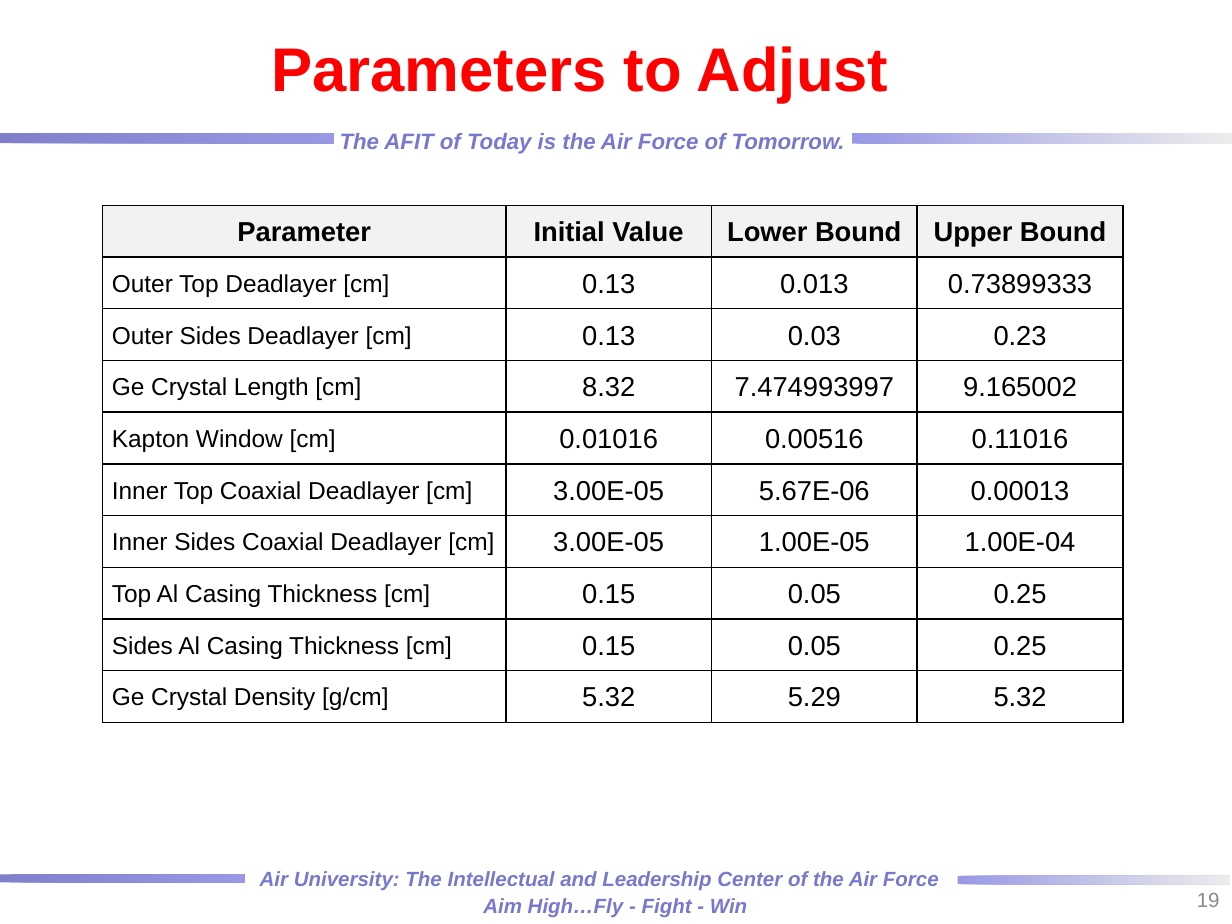
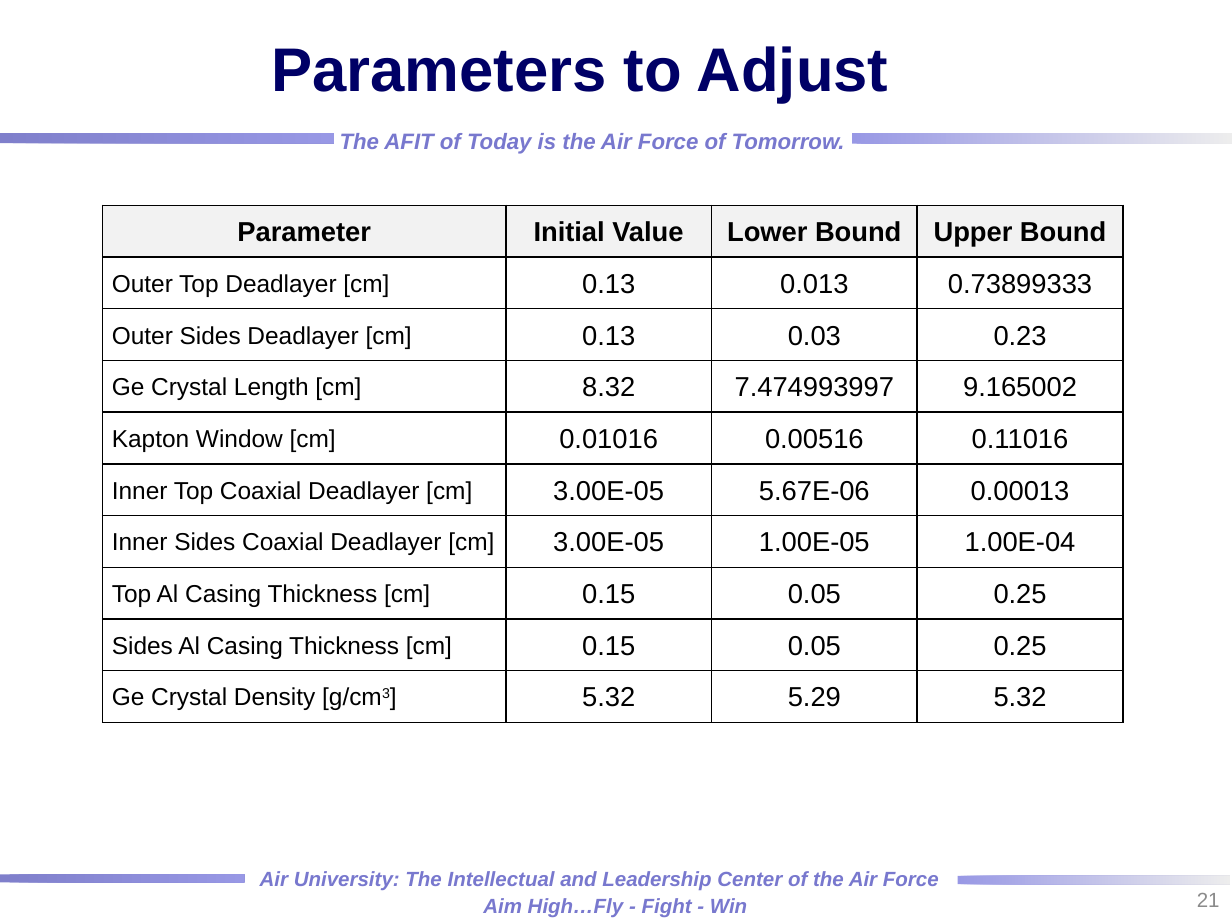
Before and after one commit to rtorzilli/GeDetector-Project, a slide deck: slide 21 of Report/HPGe_Automation Optimization_MCNP_Model.pptx (slide 19 before the commit). Drawn at 1232x924 pixels with LibreOffice and Linux fonts; fonts in the diff are those of the drawing; background and template pictures are left out. Boxes give left, top, right and bottom in pixels: in the first picture for what was removed or moved away, otherwise in the second. Text is boxed around its words. In the diff, an @@ line names an element or a change of style, - is before the commit and + after.

```diff
--- a/Report/HPGe_Automation Optimization_MCNP_Model.pptx
+++ b/Report/HPGe_Automation Optimization_MCNP_Model.pptx
@@ title "Parameters to Adjust" at [271,46,888,103]: text colour #FF0000 to #000066 @@
@@ table at [102,206,1122,723] @@
-row 10, column 1: Ge Crystal Density [g/cm]
+row 10, column 1: Ge Crystal Density [g/cm3]
@@ page number at [1197,893,1220,907]: text changed @@
-19
+21
```
Also in this commit, not shown: 15 other slides changed, 1 slide added, 1 slide removed.
